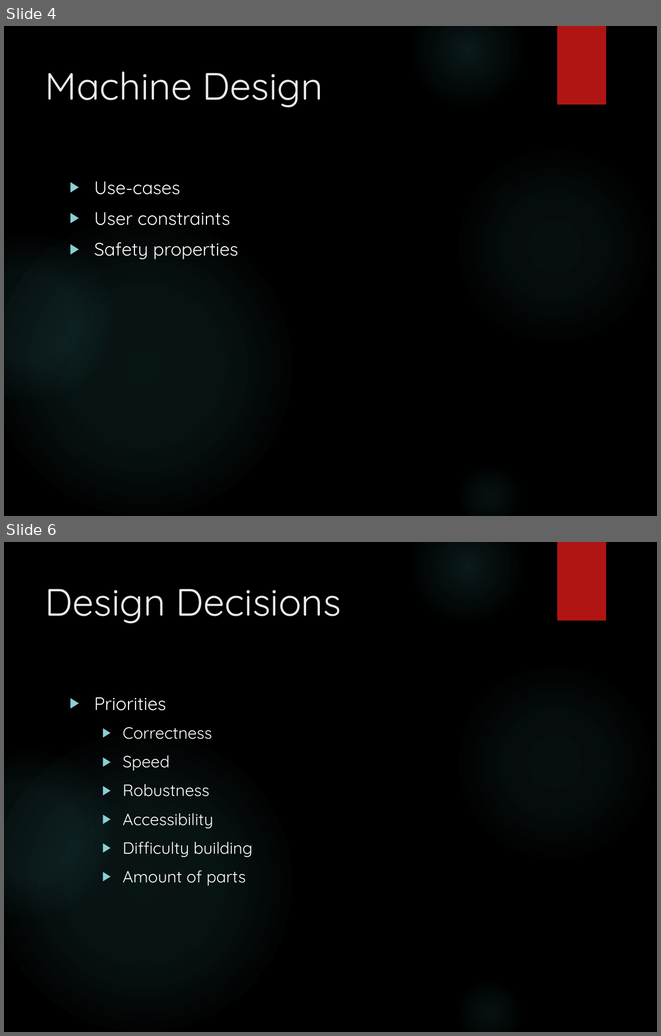
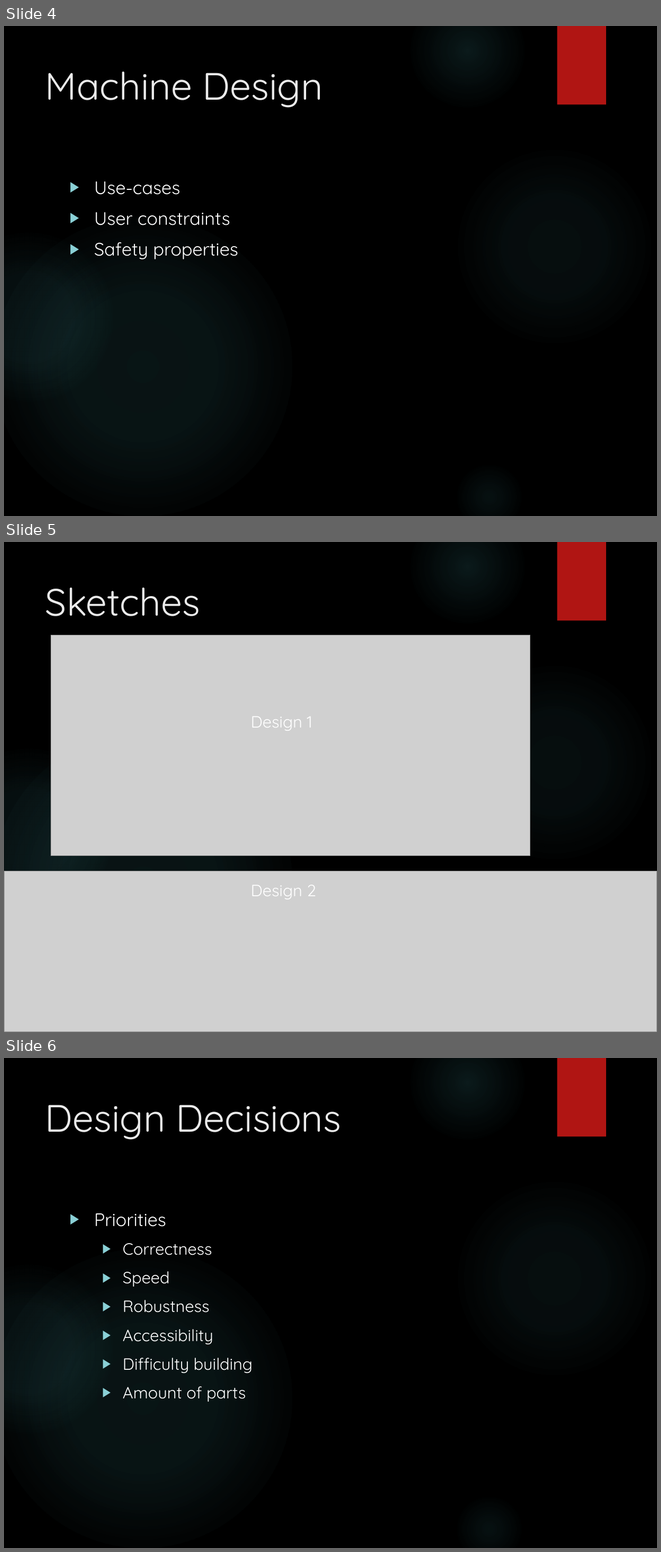
Before and after one commit to Boelensman1/DBL-Embedded-Systems, a slide deck: Mid-term presentation/DBL Embedded Systems.pptx. Shown one above the other, each under a label of ours: slides 4 and 6 before the commit, slides 4, 5 and 6 after it; the slides between them are not shown. The pictures are 661x1036 and 661x1552 pixels, drawn with LibreOffice and Linux fonts; fonts in the diff are those of the drawing; grey boxes stand for pictures; background and template pictures are left out. Boxes give left, top, right and bottom in pixels: in the first picture for what was removed or moved away, otherwise in the second. Text is boxed around its words. In the diff, an @@ line names an element or a change of style, - is before the commit and + after.

Commit message:
Added the actual sketches
Just the feeder btw

```diff
--- a/Mid-term presentation/DBL Embedded Systems.pptx
+++ b/Mid-term presentation/DBL Embedded Systems.pptx
@@ slide 5 added at box(4, 542, 657, 1032), background picture (left out); not listed: 6 template elements that a slide beside it also shows @@
@@ title added at box(45, 588, 201, 616), 42 pt, text #EBEBEB @@
+Sketches
@@ picture added at box(51, 635, 530, 855) @@
@@ text added at box(251, 716, 312, 731), 18 pt, text #FFFFFF @@
+Design 1
@@ picture added at box(4, 871, 657, 1032) @@
@@ text added at box(251, 885, 316, 899), 18 pt, text #FFFFFF @@
+Design 2
```
Also in this commit, not shown: 1 slide removed.
